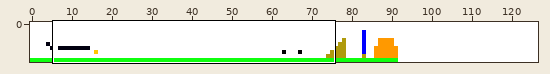
Two versions of one sprite sheet, levels/levels/l-1.png. The first picture is a wide view before the edit; the outline marks the close-up.
Close-up. First the earlier version:
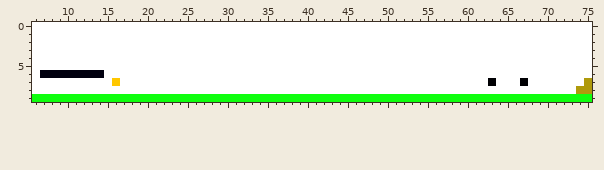
The file is 127x10 pixels. Colours within 5 levels of each other are drawn and written as one. Shown: x 6..75, y 0..9.
The same view after the edit:
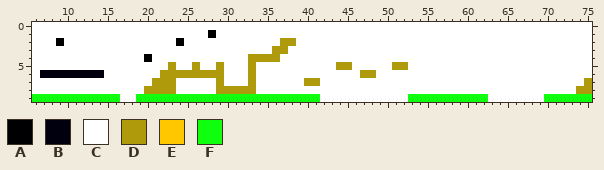
Palette (. is transparent): A #000003  B #01000f  C #ffffff  D #af9a0c  E #ffc700  F #0fff0f
From old to new:
{"y":1,"x":28,"old":"C","new":"A"}
{"y":2,"x":9,"old":"C","new":"A"}
{"y":2,"x":24,"old":"C","new":"A"}
{"y":2,"x":37,"old":"CC","new":"DD"}
{"y":3,"x":36,"old":"CC","new":"DD"}
{"y":4,"x":20,"old":"C","new":"A"}
{"y":4,"x":33,"old":"CCCC","new":"DDDD"}
{"y":5,"x":23,"old":"C","new":"D"}
{"y":5,"x":26,"old":"C","new":"D"}
{"y":5,"x":29,"old":"C","new":"D"}
{"y":5,"x":33,"old":"C","new":"D"}
{"y":5,"x":44,"old":"CC","new":"DD"}
{"y":5,"x":51,"old":"CC","new":"DD"}
{"y":6,"x":22,"old":"CCCCCCCC","new":"DDDDDDDD"}
{"y":6,"x":33,"old":"C","new":"D"}
{"y":6,"x":47,"old":"CC","new":"DD"}
{"y":7,"x":16,"old":"E","new":"C"}
{"y":7,"x":21,"old":"CCC","new":"DDD"}
{"y":7,"x":29,"old":"C","new":"D"}
{"y":7,"x":33,"old":"C","new":"D"}
{"y":7,"x":40,"old":"CC","new":"DD"}
{"y":7,"x":63,"old":"A","new":"C"}
{"y":7,"x":67,"old":"A","new":"C"}
{"y":8,"x":20,"old":"CCCC","new":"DDDD"}
{"y":8,"x":29,"old":"CCCCC","new":"DDDDD"}
{"y":9,"x":17,"old":"FF","new":"CC"}
{"y":9,"x":42,"old":"FFFFFFFFFFF","new":"CCCCCCCCCCC"}
{"y":9,"x":63,"old":"FFFFFFF","new":"CCCCCCC"}
{"label":"changed","picture_box":[112,30,408,102]}
{"label":"changed","picture_box":[56,38,64,46]}
{"label":"changed","picture_box":[488,78,544,102]}
